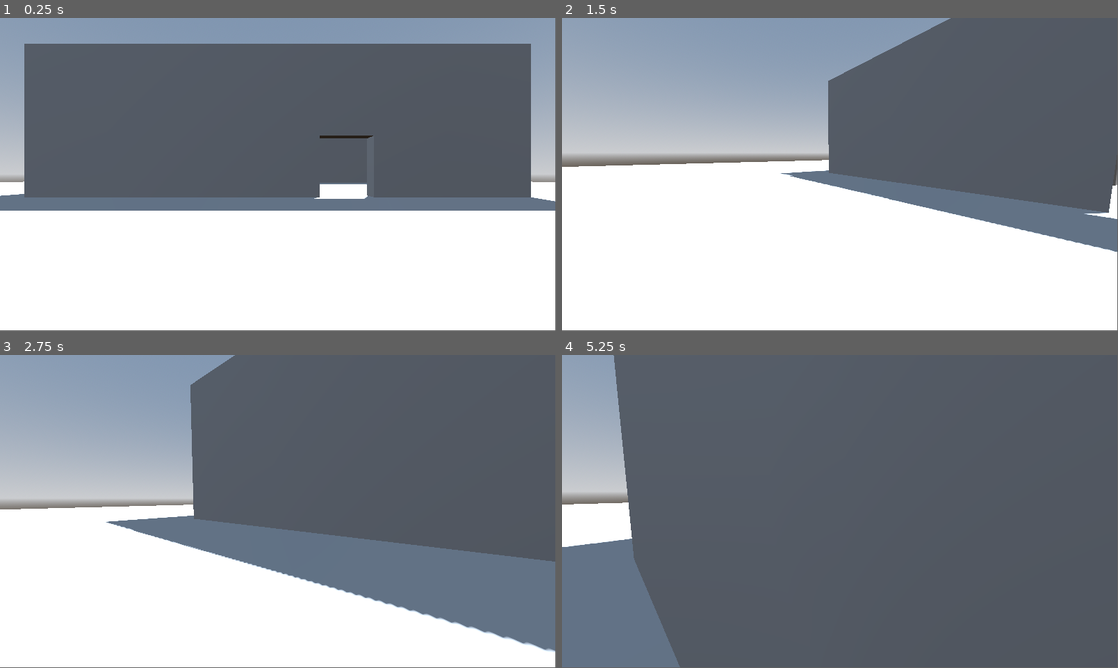
Above: before the commit, frames 1-4 (two rows, left to right).
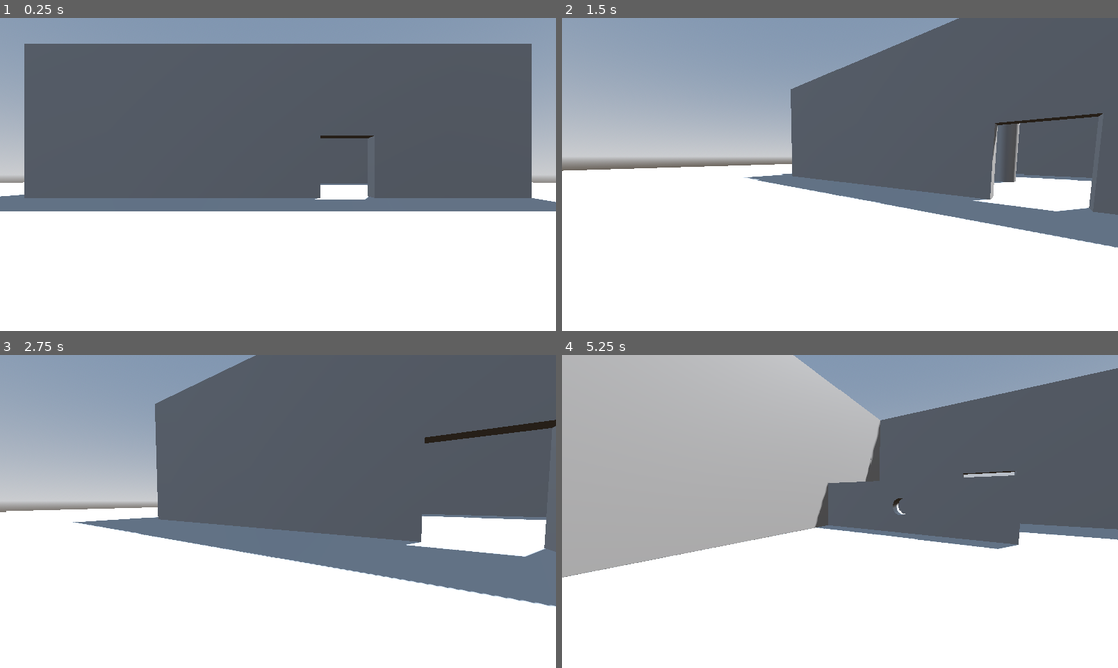
Above: after the commit, the same moments.

Repository: nikkehtine/survivors
Game: Godot game, scene res://levels/testbed.tscn
Two runs of this game, one before a commit and one after it. Both use one fixed random seed, a clock stepped at 60 frames per second and the inputs below.
Inputs (mouse positions are in pixels of both pictures, inside the frame that each line leads up to):
- Up to frame 1 (0.25 s): no input
- Up to frame 2 (1.5 s): tap Enter at 0.5 s; move the mouse to (962, 158) at 0.52 s; hold D (move_right) 0.53-1.28 s; hold Ctrl (crouch) 0.53-1.28 s; click (962, 158) at 0.67 s; tap Space (jump) at 0.77, 1.07 s; tap Shift (sprint) at 0.8, 1.35 s; move the mouse to (812, 174) at 1.27 s; hold W (move_forward) from 1.28 s (still down); click (812, 174) at 1.42 s
- Up to frame 3 (2.75 s): keep holding W (move_forward); tap Space (jump) at 1.52, 1.55, 1.82 s; move the mouse to (289, 505) at 2.02 s; hold Space (jump) from 2.03 s (still down); click (289, 505) at 2.17 s; tap Ctrl (crouch) at 2.3 s
- Up to frame 4 (5.25 s): keep holding W (move_forward); move the mouse to (834, 514) at 2.77 s; release Space (jump) at 2.78 s; tap Ctrl (crouch) at 2.85, 4.35 s; click (834, 514) at 2.92 s; tap Space (jump) at 3.02, 3.32, 3.77, 3.8, 4.07, 4.52, 4.82 s; tap Shift (sprint) at 3.05 s; move the mouse to (878, 514) at 3.52 s; hold Shift (sprint) 3.53-4.28 s; click (878, 514) at 3.67 s; tap ` (toggle_console, bound only after the commit) at 4.15 s; move the mouse to (795, 508) at 4.27 s; click (795, 508) at 4.42 s; move the mouse to (845, 511) at 5.02 s; hold Shift (sprint) from 5.03 s (still down); click (845, 511) at 5.17 s
In our replay, the window is 799x449 before the commit and 800x450 after it. These sizes can differ from the game's own. Grey fills any space a smaller window leaves; there, only what the larger window draws over its background counts as a difference.

The runs differ from the first frame. In frame 1, 0.6% of the frame differs, in the area x 0-100%, y 0-62%; in frame 2, 7.9%; in frame 3, 13%; in frame 4, 77%, in the area x 0-100%, y 0-100%.

Commit message:
Update movement script, add noclip

Diff:
--- a/actors/player.gd
+++ b/actors/player.gd
@@ -1,10 +1,14 @@
 extends CharacterBody3D
 
 const SPEED = 5.0
+const SPRINT_MULTIIPLIER = 2
 const JUMP_VELOCITY = 4.5
-const SPRINT_MULTIIPLIER = 2
 
-@export var look_sensitivity: float = 0.003
+@export var look_sensitivity: float = 0.0025
+@export var freefly: bool = false
+
+var direction: Vector3
+var dev_console: bool = false
 
 func _ready():
 	# Set all cosmetics to not be visible in first-person camera
@@ -13,10 +17,14 @@
 		child.set_layer_mask_value(2, true)
 
 func _unhandled_input(event: InputEvent) -> void:
-	if event is InputEventMouseButton:
+	if Input.is_mouse_button_pressed(MOUSE_BUTTON_LEFT):
 		Input.set_mouse_mode(Input.MOUSE_MODE_CAPTURED)
 	elif event.is_action_pressed("ui_cancel"):
 		Input.set_mouse_mode(Input.MOUSE_MODE_VISIBLE)
+
+	if Input.is_action_just_pressed("toggle_console") and !dev_console:
+		$Collider.set_deferred("disabled", true)
+		freefly = true
 
 	if Input.get_mouse_mode() == Input.MOUSE_MODE_CAPTURED:
 		if event is InputEventMouseMotion:
@@ -24,13 +32,13 @@
 			%Camera3D.rotate_x(-event.relative.y * look_sensitivity)
 			%Camera3D.rotation.x = clamp(%Camera3D.rotation.x, deg_to_rad(-90), deg_to_rad(90))
 
-func _physics_process(delta: float) -> void:
-	if not is_on_floor():
-		velocity += get_gravity() * delta
+func _process(delta: float) -> void:
+	pass
 
-	# Get the input direction and handle the movement/deceleration.
-	var input_dir := Input.get_vector("move_left", "move_right", "move_forward", "move_backward")
-	var direction := (transform.basis * Vector3(input_dir.x, 0, input_dir.y)).normalized()
+func handle_air_physics(delta: float) -> void:
+	velocity += get_gravity() * delta
+
+func handle_ground_physics(delta: float) -> void:
 	if direction:
 		velocity.x = direction.x * SPEED
 		velocity.z = direction.z * SPEED
@@ -38,10 +46,33 @@
 		velocity.x = move_toward(velocity.x, 0, SPEED)
 		velocity.z = move_toward(velocity.z, 0, SPEED)
 
+func handle_freefly(delta: float) -> void:
+	var speed_multiplier = 1
+	var vertical_velocity = 0
+
+	if Input.is_action_pressed("sprint"):
+		speed_multiplier = SPRINT_MULTIIPLIER
+	if Input.is_action_pressed("jump"):
+		vertical_velocity += JUMP_VELOCITY
+	if Input.is_action_pressed("crouch"):
+		vertical_velocity -= JUMP_VELOCITY
+
+	velocity = direction * SPEED * speed_multiplier
+	velocity.y = vertical_velocity
+
+
+func _physics_process(delta: float) -> void:
+	var input_dir = Input.get_vector("move_left", "move_right", "move_forward", "move_backward")
+	direction = (transform.basis * Vector3(input_dir.x, 0, input_dir.y)).normalized()
+
+	if freefly:
+		handle_freefly(delta)
+	elif is_on_floor():
+		handle_ground_physics(delta)
+	else:
+		handle_air_physics(delta)
+
 	if Input.is_action_just_pressed("jump") and is_on_floor():
 		velocity.y = JUMP_VELOCITY
 
 	move_and_slide()
-
-func _process(delta: float) -> void:
-	pass
--- a/project.godot
+++ b/project.godot
@@ -14,6 +14,10 @@
 run/main_scene="uid://cujp6sookdkdn"
 config/features=PackedStringArray("4.6", "GL Compatibility")
 config/icon="res://icon.svg"
+
+[display]
+
+window/stretch/mode="viewport"
 
 [input]
 
@@ -52,6 +56,11 @@
 "events": [Object(InputEventKey,"resource_local_to_scene":false,"resource_name":"","device":-1,"window_id":0,"alt_press …(195 unchanged characters)…
 ]
 }
+toggle_console={
+"deadzone": 0.2,
+"events": [Object(InputEventKey,"resource_local_to_scene":false,"resource_name":"","device":-1,"window_id":0,"alt_pressed":false,"shift_pressed":false,"ctrl_pressed":false,"meta_pressed":false,"pressed":false,"keycode":0,"physical_keycode":96,"key_label":0,"unicode":96,"location":0,"echo":false,"script":null)
+]
+}
 
 [physics]
 
